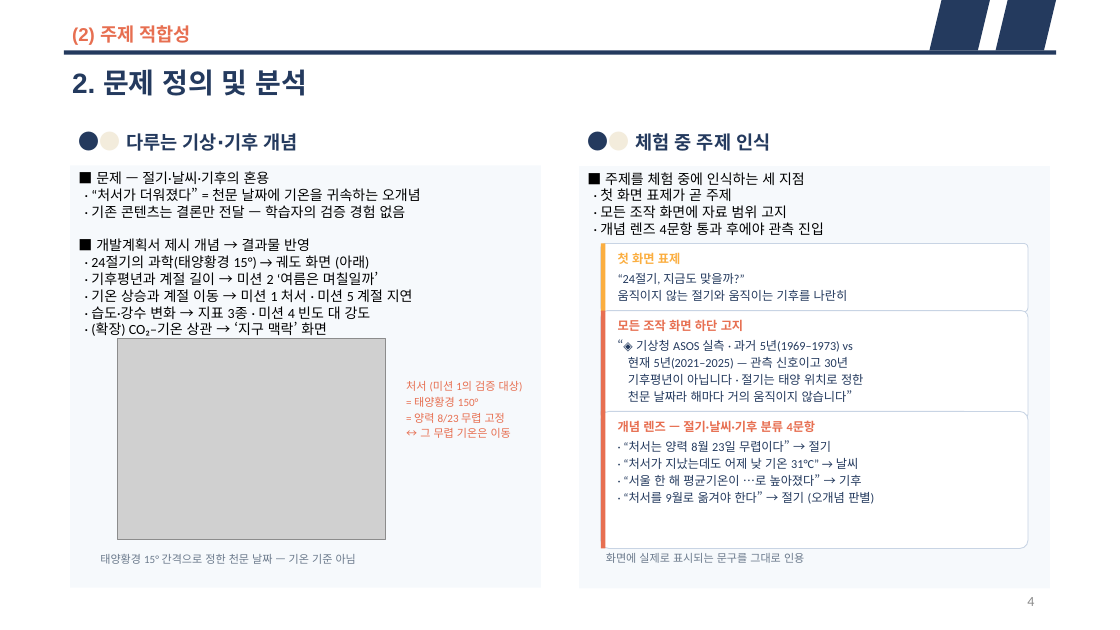
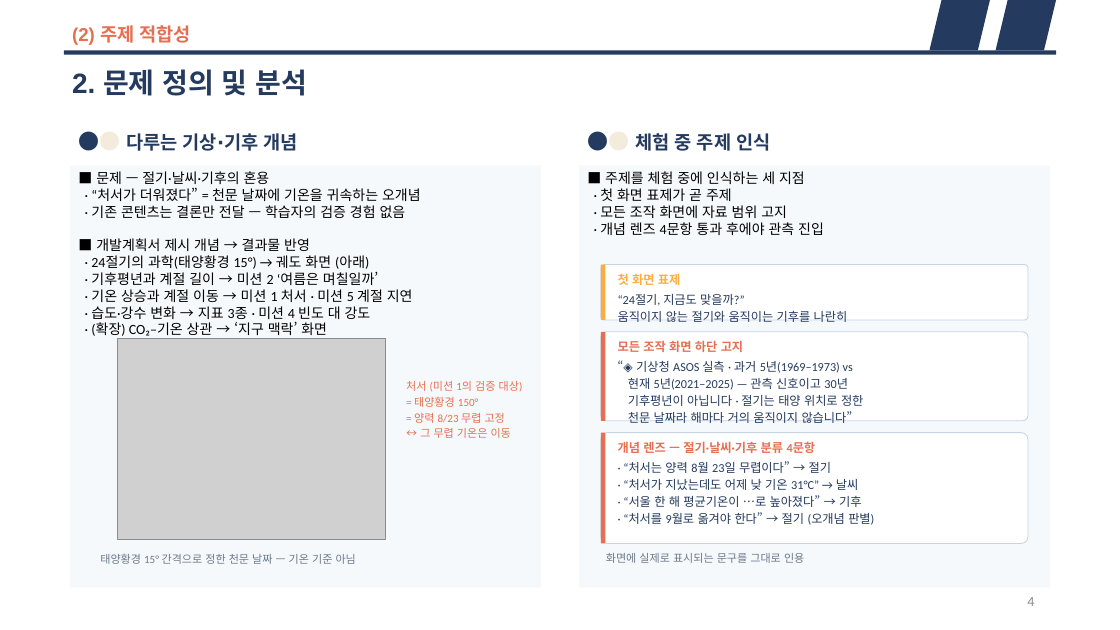
Before and after one commit to DONGJUN92/weather-24solar-terms, a slide deck: slide 4 of 발표자료_Weather24_신동준.pptx. Drawn at 1120x630 pixels with LibreOffice and Linux fonts; fonts in the diff are those of the drawing; grey boxes stand for pictures. Boxes give left, top, right and bottom in pixels: in the first picture for what was removed or moved away, otherwise in the second. Text is boxed around its words. In the diff, an @@ line names an element or a change of style, - is before the commit and + after.

```diff
--- a/발표자료_Weather24_신동준.pptx
+++ b/발표자료_Weather24_신동준.pptx
@@ rounded rectangle: place and size @@
-rounded rectangle at (601,244,1028,313)
+rounded rectangle at (601,265,1028,320)
@@ rectangle: place and size @@
-rectangle at (601,244,606,313)
+rectangle at (601,265,606,320)
@@ rounded rectangle: place and size @@
-rounded rectangle at (601,311,1028,421)
+rounded rectangle at (601,332,1028,421)
@@ rectangle: place and size @@
-rectangle at (601,311,606,421)
+rectangle at (601,332,606,421)
@@ rounded rectangle: place and size @@
-rounded rectangle at (601,412,1028,549)
+rounded rectangle at (601,433,1028,544)
@@ rectangle: place and size @@
-rectangle at (601,412,606,549)
+rectangle at (601,433,606,544)
@@ 6 texts: place and size @@
-6 texts at (618,252,874,504)
+6 texts at (618,273,874,525)
```
Also in this commit, not shown: 2 other slides changed, 5 other files.
